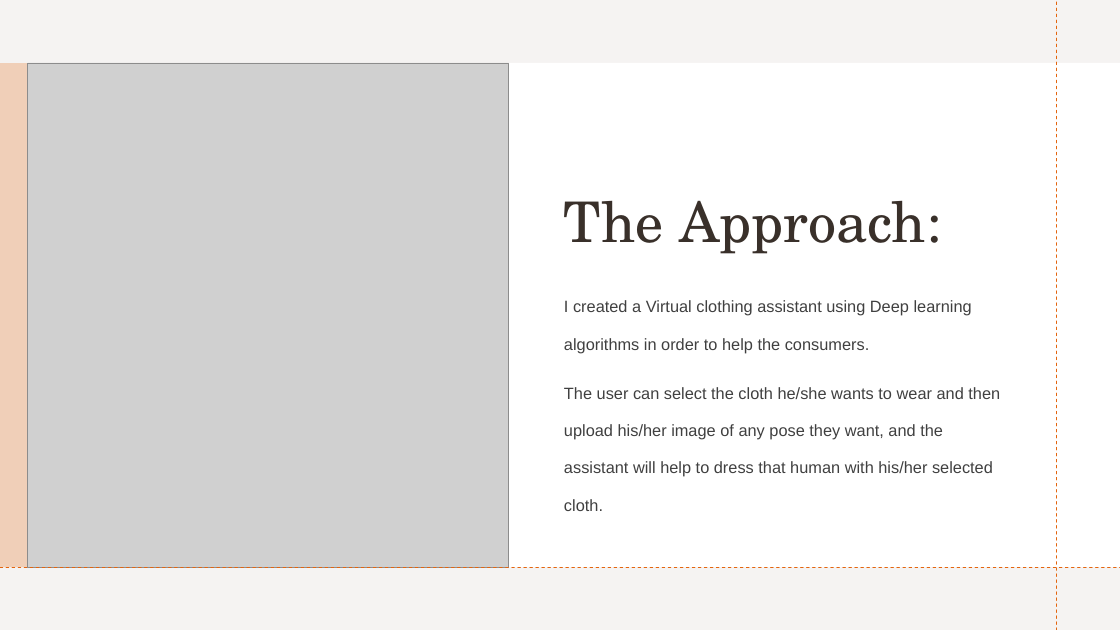
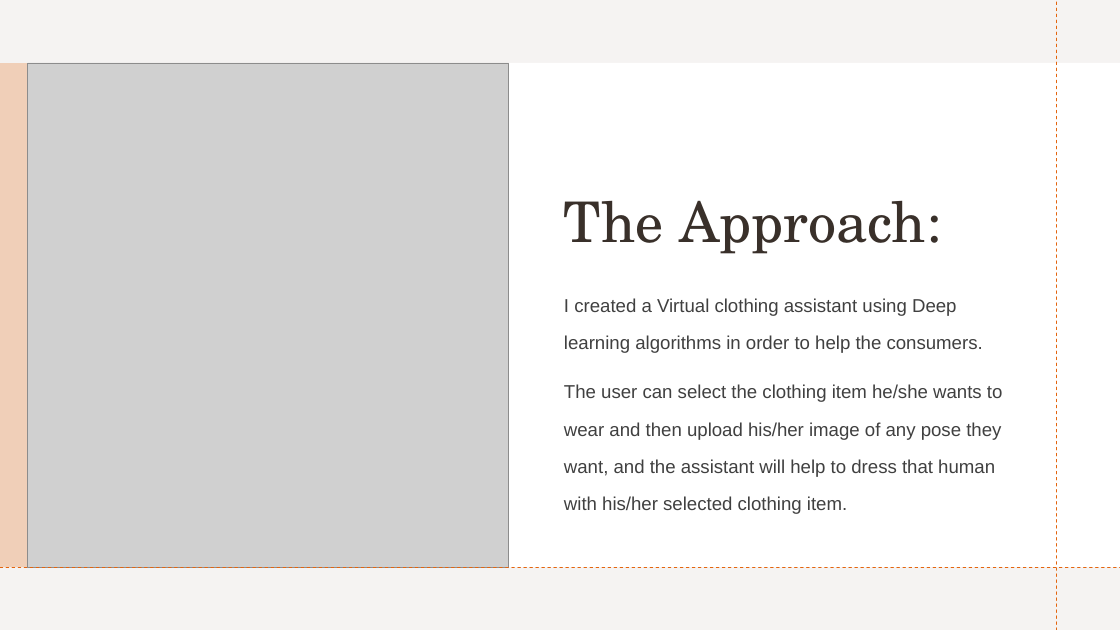
Before and after one commit to shirsneh/virtual_clothes_try_on_assistant, a slide deck: slide 4 of project presentation.pptx. Drawn at 1120x630 pixels with LibreOffice and Linux fonts; fonts in the diff are those of the drawing; grey boxes stand for pictures. Boxes give left, top, right and bottom in pixels: in the first picture for what was removed or moved away, otherwise in the second. Text is boxed around its words. In the diff, an @@ line names an element or a change of style, - is before the commit and + after.

Commit message:
updated the presentation

```diff
--- a/project presentation.pptx
+++ b/project presentation.pptx
@@ subtitle at (x1=564, y1=298, x2=983, y2=353): size 14 to 16 pt in "I created a Virtual clothing assistant using ..." @@
@@ subtitle at (x1=564, y1=384, x2=1003, y2=514): text changed; size 14 to 16 pt @@
-The user can select the cloth he/she wants to wear and then upload his/her image of any pose they want, and the assistant will help to dress that human with his/her selected cloth.
+The user can select the clothing item he/she wants to wear and then upload his/her image of any pose they want, and the assistant will help to dress that human with his/her selected clothing item.
```
Also in this commit, not shown: 9 other slides changed, 3 slides added, 1 other file.
